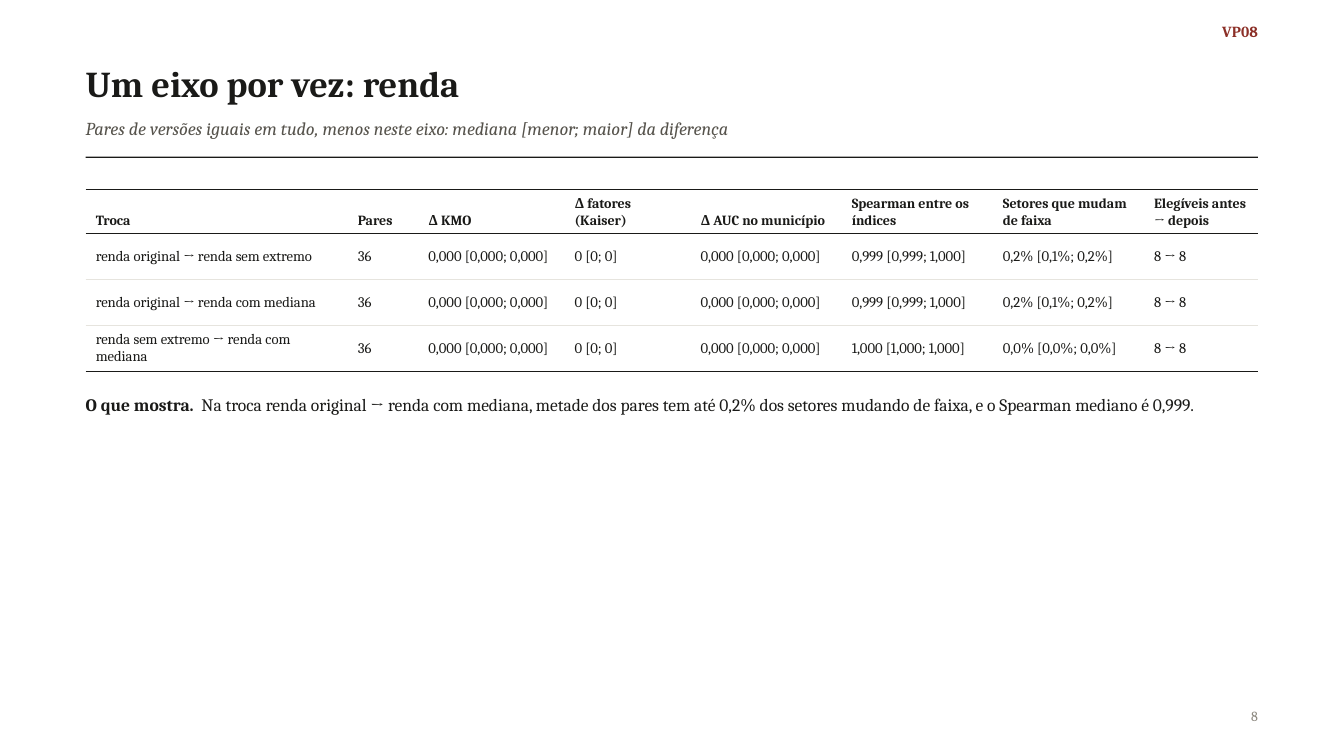
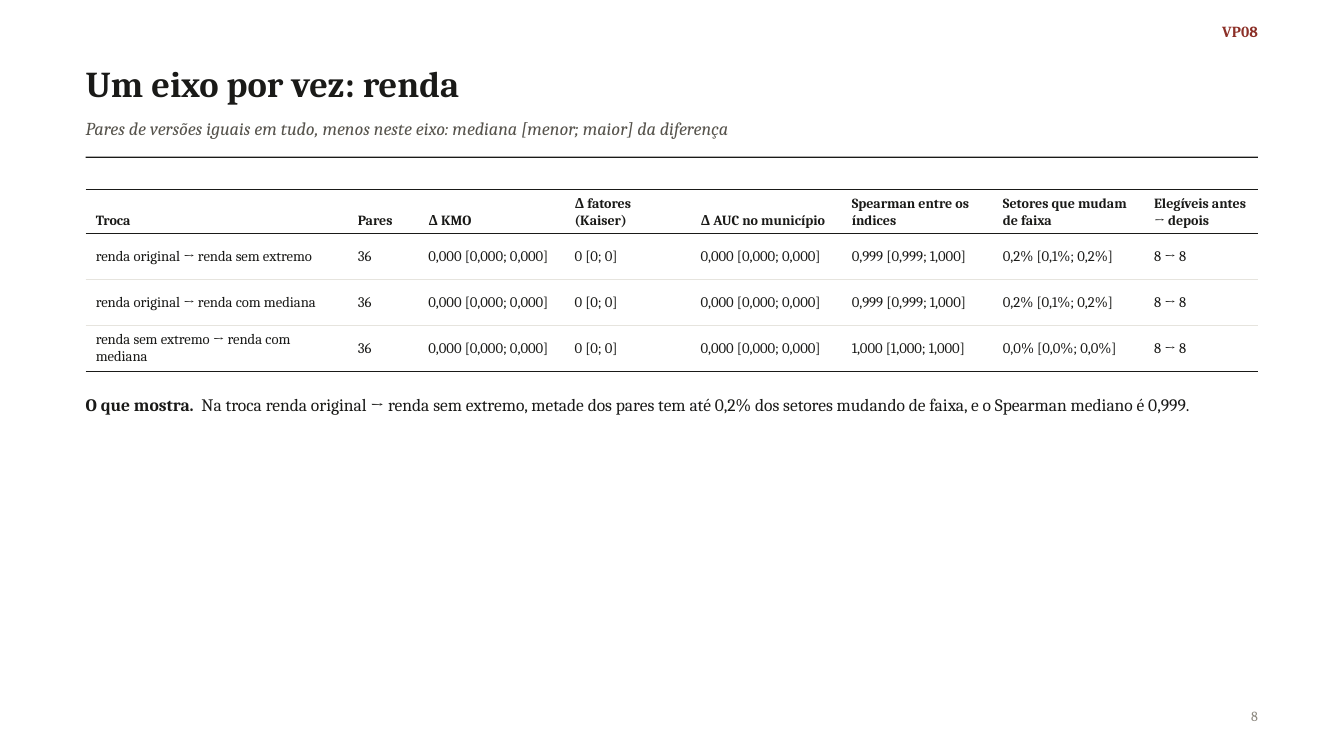
Before and after one commit to pedrinndias/Projeto_IVS_Censo, a slide deck: slide 8 of versoes_fatorial/Versoes_Fatorial_Principal.pptx. Drawn at 1344x756 pixels with LibreOffice and Linux fonts; fonts in the diff are those of the drawing. Boxes give left, top, right and bottom in pixels: in the first picture for what was removed or moved away, otherwise in the second. Text is boxed around its words. In the diff, an @@ line names an element or a change of style, - is before the commit and + after.

```diff
--- a/versoes_fatorial/Versoes_Fatorial_Principal.pptx
+++ b/versoes_fatorial/Versoes_Fatorial_Principal.pptx
@@ text at [86,398,1189,415]: text changed @@
-O que mostra. Na troca renda original → renda com mediana, metade dos pares tem até 0,2% dos setores mudando de faixa, e o Spearman mediano é 0,999.
+O que mostra. Na troca renda original → renda sem extremo, metade dos pares tem até 0,2% dos setores mudando de faixa, e o Spearman mediano é 0,999.
```
Also in this commit, not shown: 5 other slides changed, 8 other files.
